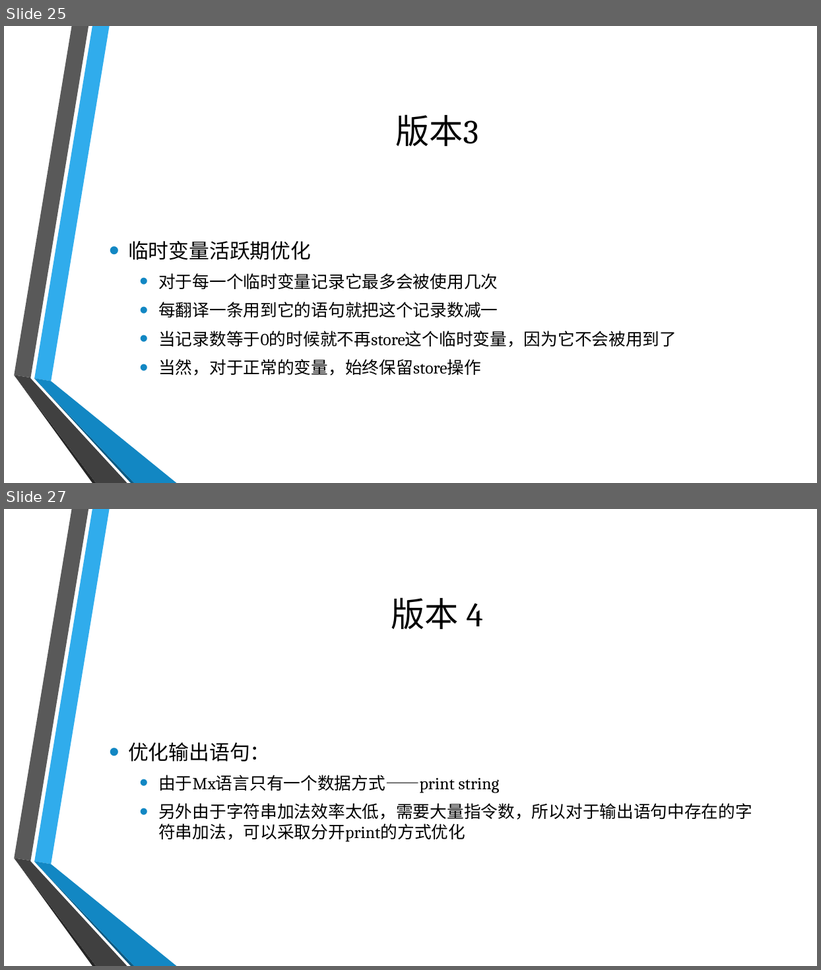
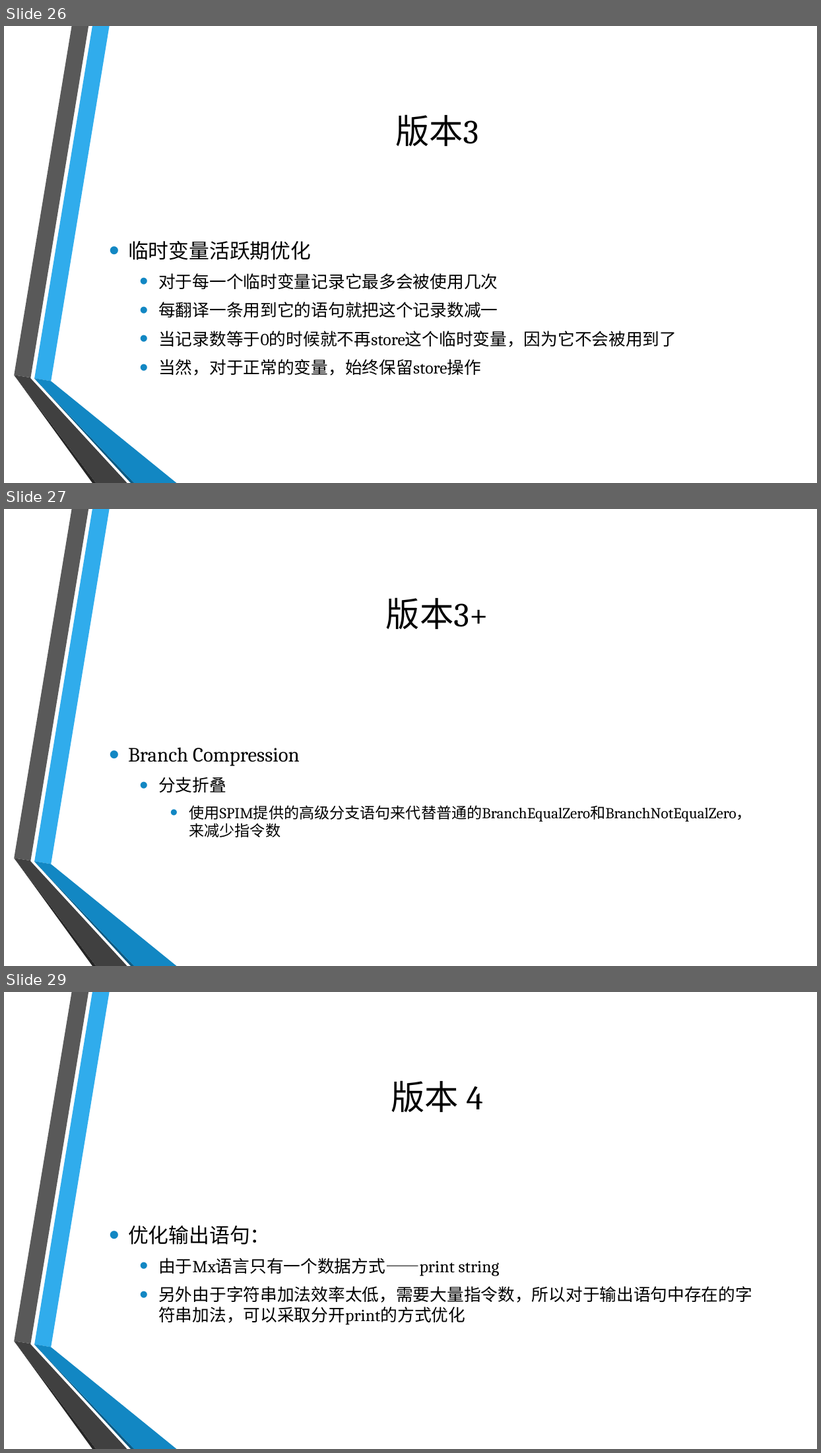
Before and after one commit to BreakVoid/Mental, a slide deck: slide/slide.pptx. Shown one above the other, each under a label of ours: slides 25 and 27 before the commit, slides 26, 27 and 29 after it; the slides between them are not shown. The pictures are 821x970 and 821x1453 pixels, drawn with LibreOffice and Linux fonts; fonts in the diff are those of the drawing; background and template pictures are left out. Boxes give left, top, right and bottom in pixels: in the first picture for what was removed or moved away, otherwise in the second. Text is boxed around its words. In the diff, an @@ line names an element or a change of style, - is before the commit and + after.

```diff
--- a/slide/slide.pptx
+++ b/slide/slide.pptx
@@ slide 27 added at box(4, 509, 817, 966), background picture (left out); not listed: 6 template elements that a slide beside it also shows @@
@@ title added at box(386, 597, 488, 629), 40 pt, text #000000 @@
+版本3+
@@ text added at box(128, 747, 752, 838), 18 pt, text #000000 @@
+• Branch Compression
+  • 分支折叠
+    • 使用SPIM提供的高级分支语句来代替普通的BranchEqualZero和BranchNotEqualZero，来减少指令数
@@ what was slide 25 is now slide 26 @@
@@ what was slide 27 is now slide 29 @@
```
Also in this commit, not shown: 2 slides changed, 1 other slide added.
